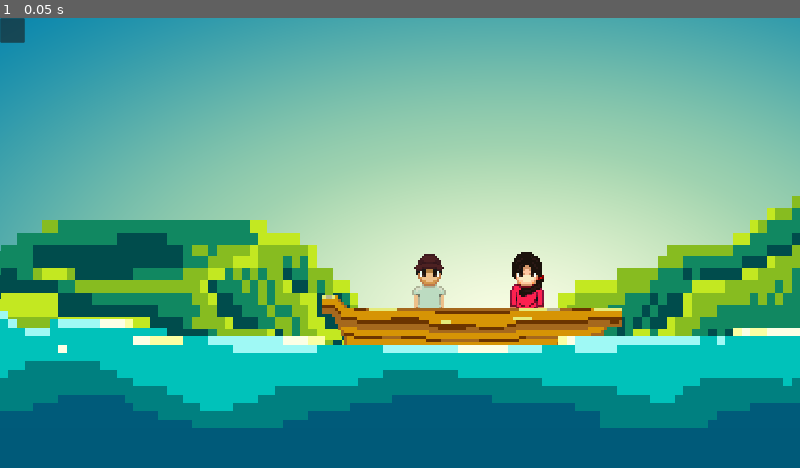
Above: before the commit, frame 1.
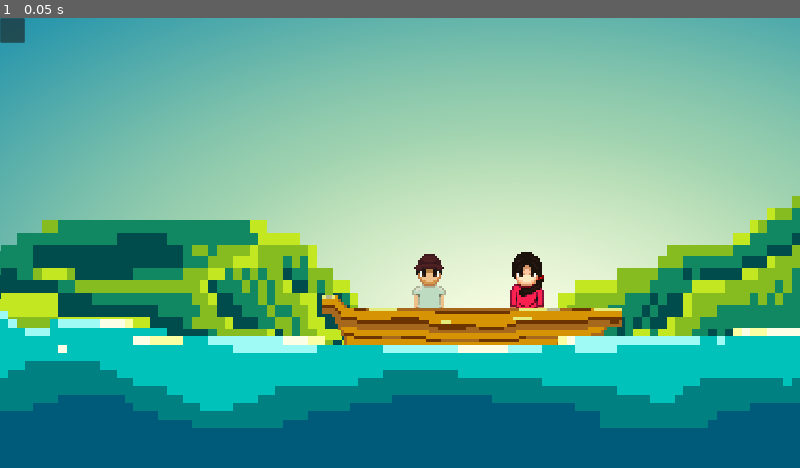
Above: after the commit, the same moment.

Repository: rjcculaway/imported-tuyo-godot
Game: Godot game, scene res://scenes/menu.tscn
The game is run twice, just before and just after one commit, with the same random seed, the same clock (stepped at 60 frames per second) and the same inputs. The project has no main scene, so this scene is started directly.
Inputs:
- Up to frame 1 (0.05 s): no input

The runs differ from the first frame. In frame 1, 5.4% of the frame differs, in the area x 0-100%, y 0-42%.

Commit message:
Changed menu background from shader to animated gradient texture

Diff:
--- a/scenes/menu.tscn
+++ b/scenes/menu.tscn
@@ -1,6 +1,5 @@
-[gd_scene load_steps=12 format=3 uid="uid://b05so8o1vn4du"]
+[gd_scene load_steps=13 format=3 uid="uid://b05so8o1vn4du"]
 
-[ext_resource type="Shader" path="res://shaders/fx/radial.gdshader" id="1_x4783"]
 [ext_resource type="Texture2D" uid="uid://opuq7itya7rp" path="res://assets/graphics/jc.png" id="2_547os"]
 [ext_resource type="Texture2D" uid="uid://bbcs3ley5xa4w" path="res://assets/graphics/shane.png" id="3_3x338"]
 [ext_resource type="Texture2D" uid="uid://dgswdw4uwd1co" path="res://assets/graphics/mountains.png" id="4_houf5"]
@@ -8,8 +7,6 @@
 [ext_resource type="Texture2D" uid="uid://dxegyn6sst2lh" path="res://assets/graphics/water.png" id="6_y2te3"]
 
 [sub_resource type="ShaderMaterial" id="ShaderMaterial_m5tbx"]
-shader = ExtResource("1_x4783")
-shader_parameter/offset = Vector2(0.635, 0.675)
 
 [sub_resource type="Gradient" id="Gradient_pyu26"]
 interpolation_mode = 2
@@ -20,6 +17,31 @@
 gradient = SubResource("Gradient_pyu26")
 width = 1280
 height = 720
+fill = 1
+fill_from = Vector2(0.645, 0.695)
+fill_to = Vector2(1, -0.40029)
+
+[sub_resource type="Animation" id="Animation_31hmv"]
+resource_name = "sun_pulse"
+length = 10.0
+loop_mode = 1
+tracks/0/type = "value"
+tracks/0/imported = false
+tracks/0/enabled = true
+tracks/0/path = NodePath(".:texture:fill_to")
+tracks/0/interp = 2
+tracks/0/loop_wrap = true
+tracks/0/keys = {
+"times": PackedFloat32Array(0, 5, 10),
+"transitions": PackedFloat32Array(1, 1, 1),
+"update": 0,
+"values": [Vector2(1, 0), Vector2(1, -1), Vector2(1, 0)]
+}
+
+[sub_resource type="AnimationLibrary" id="AnimationLibrary_nwdmf"]
+_data = {
+"sun_pulse": SubResource("Animation_31hmv")
+}
 
 [sub_resource type="Gradient" id="Gradient_8doje"]
 interpolation_mode = 1
@@ -42,6 +64,11 @@
 material = SubResource("ShaderMaterial_m5tbx")
 texture = SubResource("GradientTexture2D_cbnm2")
 centered = false
+
+[node name="AnimationPlayer" type="AnimationPlayer" parent="SkyBackground"]
+libraries = {
+"": SubResource("AnimationLibrary_nwdmf")
+}
 
 [node name="JC" type="Sprite2D" parent="."]
 position = Vector2(660, 375)
